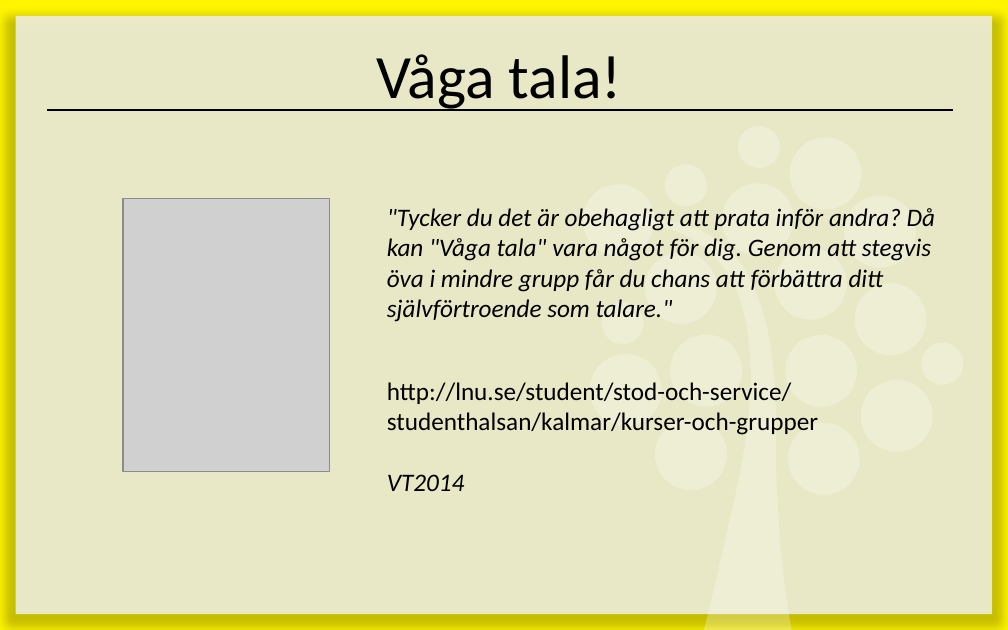
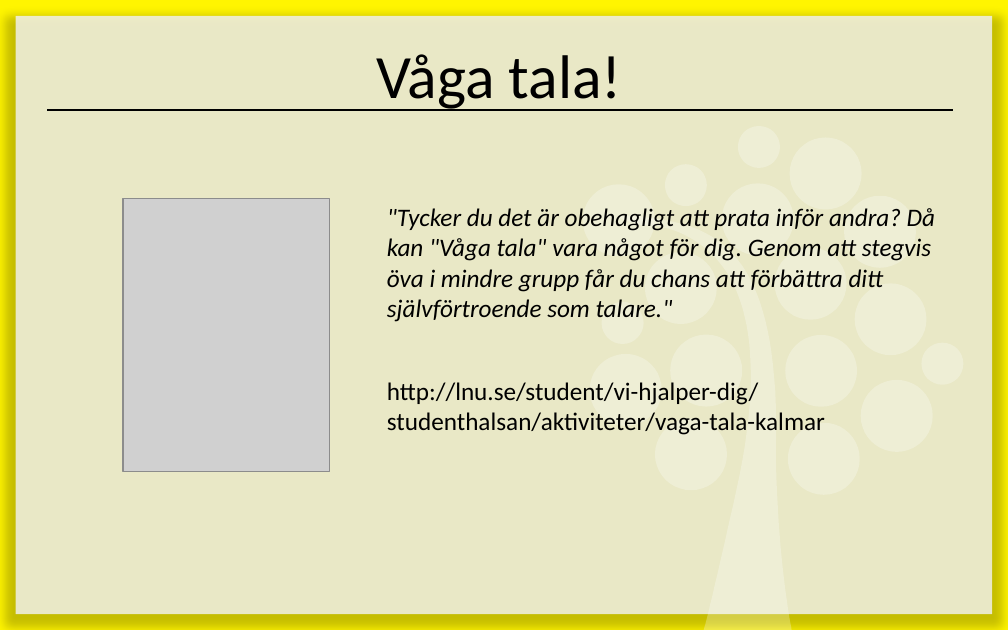
Before and after one commit to 1ik415/Kursmaterial, a slide deck: slide 15 of Föreläsningar/Presentationsteknik.pptx. Drawn at 1008x630 pixels with LibreOffice and Linux fonts; fonts in the diff are those of the drawing; grey boxes stand for pictures. Boxes give left, top, right and bottom in pixels: in the first picture for what was removed or moved away, otherwise in the second. Text is boxed around its words. In the diff, an @@ line names an element or a change of style, - is before the commit and + after.

Commit message:
Changeing link to våga tala

```diff
--- a/Föreläsningar/Presentationsteknik.pptx
+++ b/Föreläsningar/Presentationsteknik.pptx
@@ text at box(387, 382, 825, 435): text changed @@
-http://lnu.se/student/stod-och-service/studenthalsan/kalmar/kurser-och-grupper
-VT2014
+http://lnu.se/student/vi-hjalper-dig/studenthalsan/aktiviteter/vaga-tala-kalmar
```
